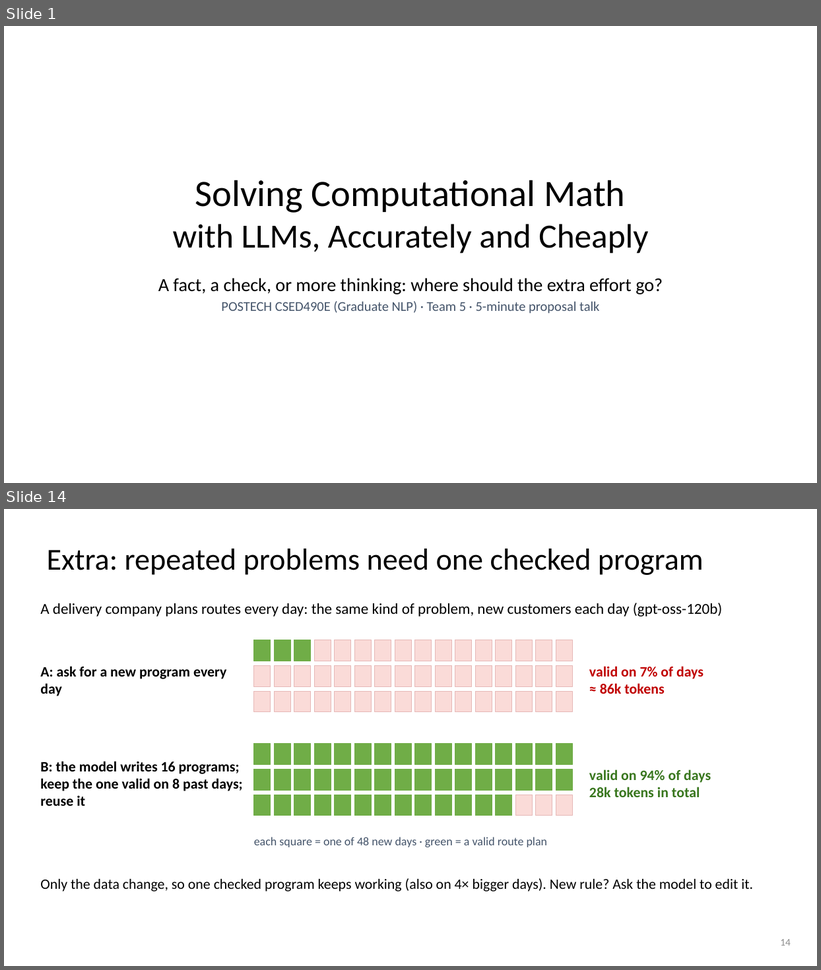
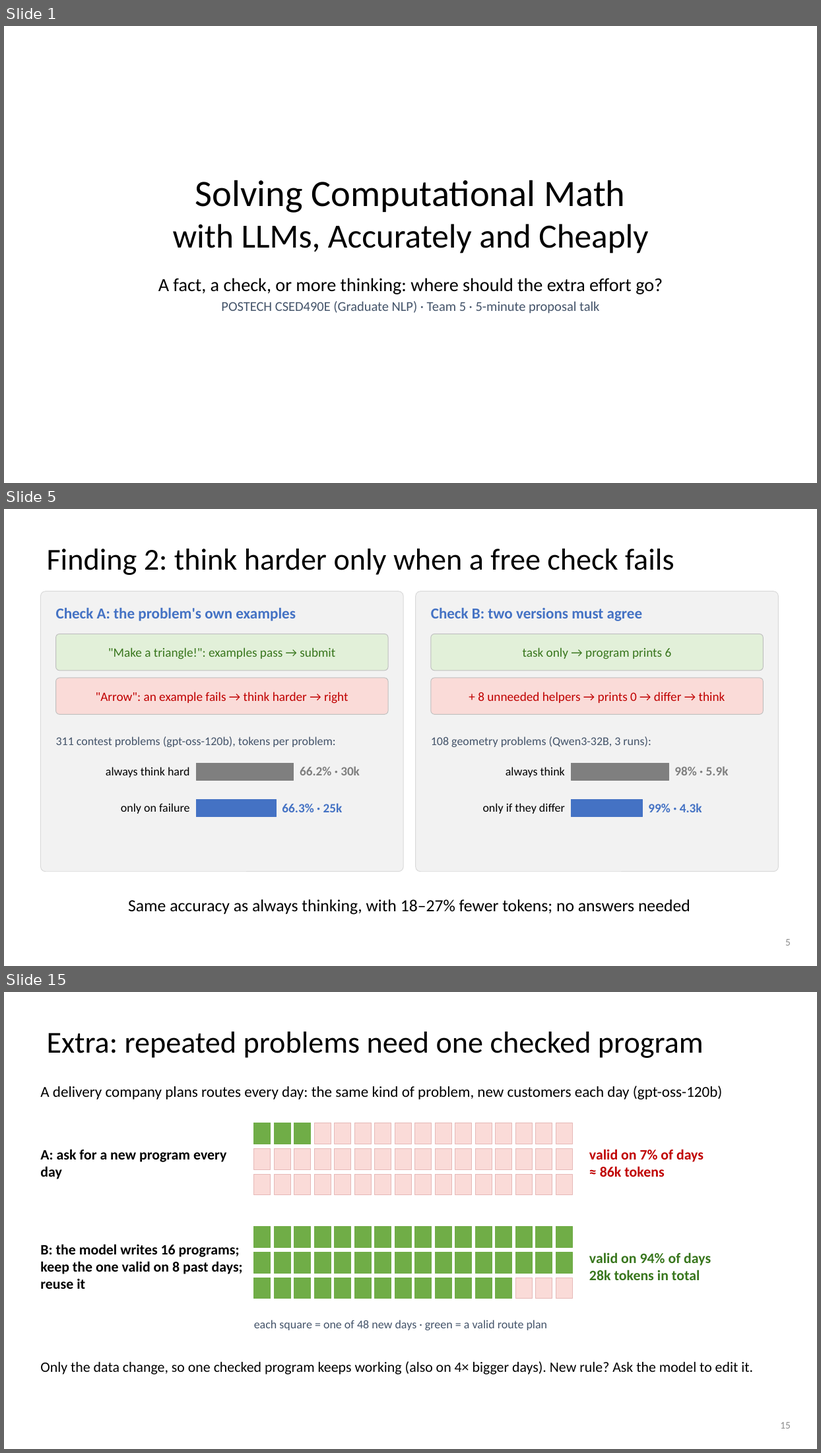
Before and after one commit to dlwns147/CSED490E_Project_Team5, a slide deck: PROPOSAL_slides.pptx. Shown one above the other, each under a label of ours: slides 1 and 14 before the commit, slides 1, 5 and 15 after it; the slides between them are not shown. The pictures are 821x970 and 821x1453 pixels, drawn with LibreOffice and Linux fonts; fonts in the diff are those of the drawing. Boxes give left, top, right and bottom in pixels: in the first picture for what was removed or moved away, otherwise in the second. Text is boxed around its words. In the diff, an @@ line names an element or a change of style, - is before the commit and + after.

```diff
--- a/PROPOSAL_slides.pptx
+++ b/PROPOSAL_slides.pptx
@@ slide 5 added at box(4, 509, 817, 966), background #FFFFFF @@
@@ title added at box(47, 549, 675, 575), 36 pt, text #000000 @@
+Finding 2: think harder only when a free check fails
@@ rounded rectangle added at box(40, 591, 403, 872), fill #F2F2F2, outline #D9D9D9 0.75 pt @@
@@ rounded rectangle added at box(416, 591, 779, 872), fill #F2F2F2, outline #D9D9D9 0.75 pt @@
@@ text added at box(56, 608, 296, 621), 18 pt, text #4472C4, bold @@
+Check A: the problem's own examples
@@ text added at box(431, 608, 643, 621), 18 pt, text #4472C4, bold @@
+Check B: two versions must agree
@@ rounded rectangle added at box(56, 634, 388, 671), fill #E2F0D9, outline #BFBFBF 0.75 pt @@
@@ rounded rectangle added at box(431, 634, 764, 671), fill #E2F0D9, outline #BFBFBF 0.75 pt @@
@@ text added at box(108, 648, 335, 659), 15 pt, text #38761D @@
+"Make a triangle!": examples pass → submit
@@ text added at box(523, 648, 672, 659), 15 pt, text #38761D @@
+task only → program prints 6
@@ rounded rectangle added at box(56, 678, 388, 714), fill #FADBD8, outline #BFBFBF 0.75 pt @@
@@ rounded rectangle added at box(431, 678, 764, 714), fill #FADBD8, outline #BFBFBF 0.75 pt @@
@@ text added at box(96, 692, 349, 704), 15 pt, text #C00000 @@
+"Arrow": an example fails → think harder → right
@@ text added at box(478, 692, 725, 703), 15 pt, text #C00000 @@
++ 8 unneeded helpers → prints 0 → differ → think
@@ text added at box(56, 737, 336, 747), 14 pt, text #44546A @@
+311 contest problems (gpt-oss-120b), tokens per problem:
@@ text added at box(431, 737, 651, 747), 14 pt, text #44546A @@
+108 geometry problems (Qwen3-32B, 3 runs):
@@ rectangle added at box(196, 763, 294, 780), fill #7F7F7F, outline #7F7F7F 0.5 pt @@
@@ rectangle added at box(572, 763, 669, 780), fill #7F7F7F, outline #7F7F7F 0.5 pt @@
@@ text added at box(106, 767, 190, 778), 14 pt, text #000000 @@
+always think hard
@@ text added at box(300, 766, 360, 776), 15 pt, text #7F7F7F, bold @@
+66.2% · 30k
@@ text added at box(506, 767, 565, 778), 14 pt, text #000000 @@
+always think
@@ text added at box(675, 766, 729, 776), 15 pt, text #7F7F7F, bold @@
+98% · 5.9k
@@ text added at box(121, 803, 189, 814), 14 pt, text #000000 @@
+only on failure
@@ rectangle added at box(196, 800, 276, 817), fill #4472C4, outline #4472C4 0.5 pt @@
@@ text added at box(282, 803, 343, 813), 15 pt, text #4472C4, bold @@
+66.3% · 25k
@@ text added at box(483, 803, 565, 814), 14 pt, text #000000 @@
+only if they differ
@@ rectangle added at box(572, 800, 643, 817), fill #4472C4, outline #4472C4 0.5 pt @@
@@ text added at box(648, 803, 702, 813), 15 pt, text #4472C4, bold @@
+99% · 4.3k
@@ text added at box(128, 900, 690, 915), 20 pt, text #000000 @@
+Same accuracy as always thinking, with 18–27% fewer tokens; no answers needed
@@ page number added at box(785, 939, 791, 946), 12 pt, text #8C8C8C @@
+5
@@ what was slide 14 is now slide 15 @@
@@ page number at box(780, 1422, 791, 1429): text changed @@
-14
+15
```
Also in this commit, not shown: 7 slides changed, 5 other slides added, 3 slides removed, 4 other files.
